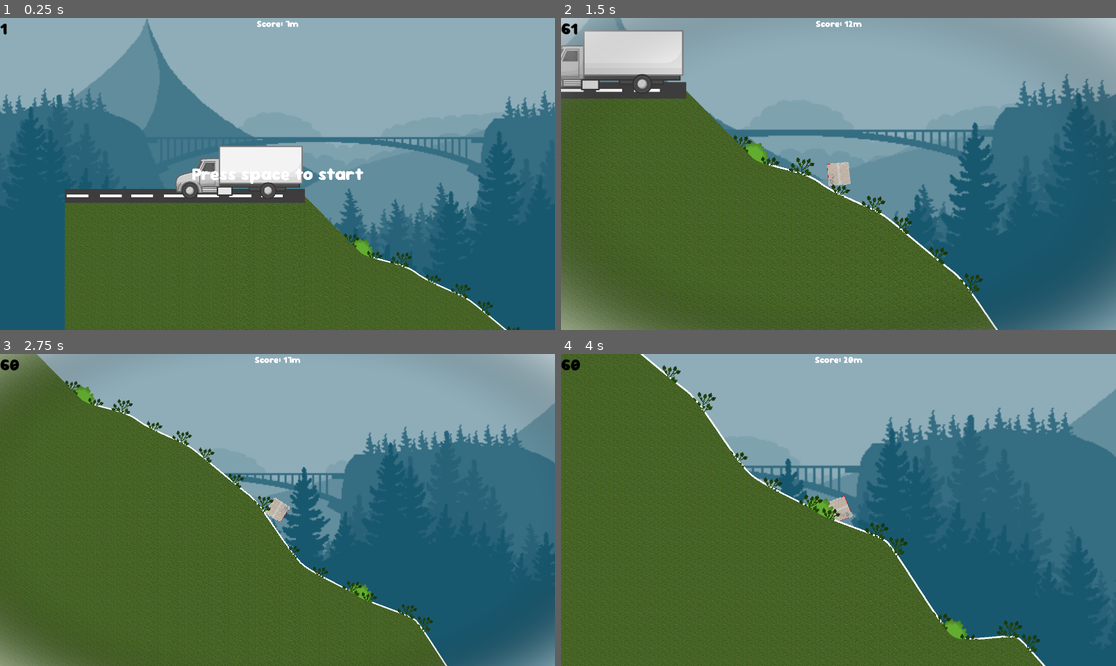
Above: before the commit, frames 1-4 (two rows, left to right).
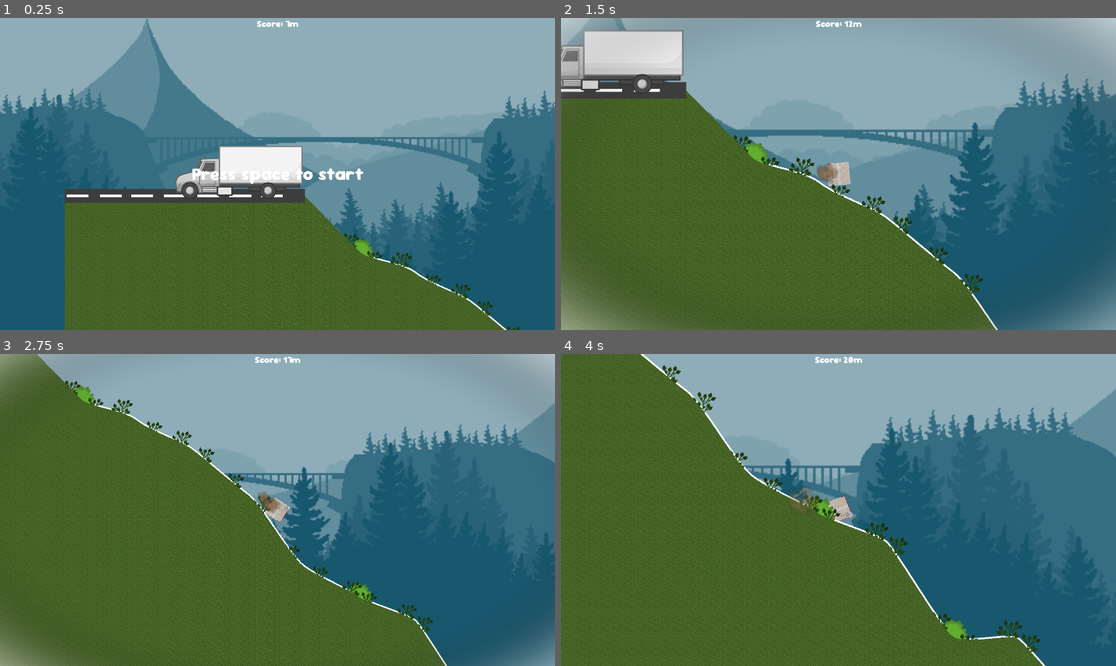
Above: after the commit, the same moments.

Repository: FelipePM01/EntregaExtraviada
Game: Godot game, scene res://main_scene.tscn
Same seed, same stepped clock (60 frames per second), same inputs: the game is played once before the commit and once after it. Sound files missing from this copy of the repository are replaced by a short silence.
Inputs (mouse positions are in pixels of both pictures, inside the frame that each line leads up to):
- Up to frame 1 (0.25 s): no input
- Up to frame 2 (1.5 s): tap Space (Spacebar) at 0.5 s; move the mouse to (960, 158) at 0.52 s; hold D (right) 0.53-1.28 s; hold Space (Spacebar) 0.53-1.28 s; move the mouse to (727, 189) at 1.27 s; hold A (left) from 1.28 s (still down); tap Mouse wheel down (scroll_down) at 1.35 s
- Up to frame 3 (2.75 s): move the mouse to (333, 441) at 2.02 s; release A (left) at 2.03 s; hold D (right) from 2.03 s (still down); hold Mouse wheel up (scroll_up) from 2.03 s (still down)
- Up to frame 4 (4 s): move the mouse to (810, 572) at 2.77 s; release Mouse wheel up (scroll_up) at 2.78 s; tap Space (Spacebar) at 2.85 s; move the mouse to (1005, 556) at 3.52 s; release D (right) at 3.53 s; hold A (left) from 3.53 s (still down); hold Mouse wheel down (scroll_down) from 3.53 s (still down)

The runs differ from the first frame. In frame 1, less than 0.1% of the frame differs, in the area x 0-2%, y 1-6%; in frame 2, 0.2%; in frame 3, 0.2%; in frame 4, 0.3%, in the area x 0-47%, y 1-51%.

Commit message:
Dirt Effect added

Diff:
--- a/box/effects/scenes/DirtParticle.tscn
+++ b/box/effects/scenes/DirtParticle.tscn
@@ -11,7 +11,7 @@
 curve = SubResource("Curve_7inak")
 
 [sub_resource type="Curve" id="Curve_fw7a6"]
-_data = [Vector2(0.00873362, 0.10989), 0.0, 1.4, 0, 0, Vector2(1, 1), 0.0, 0.0, 0, 0]
+_data = [Vector2(0, 0.472527), 0.0, 1.4, 0, 0, Vector2(1, 1), 0.0, 0.0, 0, 0]
 point_count = 2
 
 [sub_resource type="CurveTexture" id="CurveTexture_sgeic"]
@@ -24,16 +24,19 @@
 initial_velocity_max = 2.0
 gravity = Vector3(0, 10, 0)
 scale_min = 0.1
-scale_max = 0.7
+scale_max = 0.3
 scale_curve = SubResource("CurveTexture_sgeic")
 alpha_curve = SubResource("CurveTexture_aglwp")
 
 [node name="DirtEffect" type="GPUParticles2D"]
+z_index = 1
+z_as_relative = false
 emitting = false
 amount = 1
 process_material = SubResource("ParticleProcessMaterial_caqv7")
 texture = ExtResource("1_frfhm")
 lifetime = 4.0
-one_shot = true
-speed_scale = 2.0
+speed_scale = 4.0
 script = ExtResource("2_1ug25")
+
+[connection signal="finished" from="." to="." method="_on_finished"]
--- a/box/effects/scripts/dirt_particle.gd
+++ b/box/effects/scripts/dirt_particle.gd
@@ -3,10 +3,13 @@
 
 # Called when the node enters the scene tree for the first time.
 func _ready() -> void:
-	pass # Replace with function body.
-
+	one_shot = true
+	emitting = true
 
 # Called every frame. 'delta' is the elapsed time since the previous frame.
 func _process(delta: float) -> void:
-	if (!emitting):
-		queue_free()
+	pass
+
+
+func _on_finished() -> void:
+	queue_free()
--- a/box/scenes/box.tscn
+++ b/box/scenes/box.tscn
@@ -6,7 +6,6 @@
 [ext_resource type="Texture2D" uid="uid://c2e56w6jrqpoj" path="res://bubblewrap/textures/Cardboard.png" id="3_2j5tt"]
 [ext_resource type="PackedScene" uid="uid://ieetl00chlny" path="res://postprocessing/shaders/vignette/scenes/vignette_effect.tscn" id="5_1ugqm"]
 [ext_resource type="AudioStream" uid="uid://vha5uwij3d0p" path="res://game_menu/audio/MusicSeamless.wav" id="6_xik8m"]
-[ext_resource type="PackedScene" uid="uid://wymy16ruy3q5" path="res://box/effects/scenes/DirtParticle.tscn" id="7_bdgya"]
 
 [sub_resource type="PhysicsMaterial" id="PhysicsMaterial_clopl"]
 friction = 3.0
@@ -19,6 +18,8 @@
 
 [node name="Box" type="RigidBody2D"]
 physics_material_override = SubResource("PhysicsMaterial_clopl")
+contact_monitor = true
+max_contacts_reported = 1
 angular_damp = 5.0
 script = ExtResource("1_dd22b")
 
@@ -323,9 +324,12 @@
 position = Vector2(1, -1)
 shape = SubResource("ConvexPolygonShape2D_0gnfh")
 
-[node name="DirtEffect" parent="." instance=ExtResource("7_bdgya")]
-
 [node name="VignetteEffect" parent="." instance=ExtResource("5_1ugqm")]
 
 [node name="Music" type="AudioStreamPlayer2D" parent="."]
 stream = ExtResource("6_xik8m")
+
+[node name="DirtEffectTimer" type="Timer" parent="."]
+wait_time = 0.401
+
+[connection signal="timeout" from="DirtEffectTimer" to="." method="_on_dirt_effect_timer_timeout"]
--- a/box/scripts/box.gd
+++ b/box/scripts/box.gd
@@ -2,6 +2,13 @@
 
 const TORQUE=30000
 const GRAVITY=100
+
+@export var dirt_effect_cooldown: float
+
+@onready var dirt_effect = preload("res://box/effects/scenes/DirtParticle.tscn")
+@onready var dirtCooldownTimer: Timer = $DirtEffectTimer
+var dirtCooldown = false
+
 @onready var velocity=Vector2(100,0)
 @onready var camera=$Camera2D
 @onready var music = $Music
@@ -35,3 +42,15 @@
 func save_music_progress():
 	Globals.music_progress = music.get_playback_position()
 	pass
+
+func _integrate_forces(state: PhysicsDirectBodyState2D) -> void:
+	if (linear_velocity.length() >= SingleBubble.forceToPop/2 and state.get_contact_count() > 0):
+		var dirt_effect_instance = dirt_effect.instantiate()
+		add_child(dirt_effect_instance)
+		dirtCooldownTimer.start()
+		dirtCooldown = true
+		print_debug("Instantiating Dirt")
+
+
+func _on_dirt_effect_timer_timeout() -> void:
+	dirtCooldown = false
--- a/player_ui/scenes/score_scene_ui.tscn
+++ b/player_ui/scenes/score_scene_ui.tscn
@@ -21,6 +21,7 @@
 horizontal_alignment = 1
 
 [node name="Fps" type="Label" parent="."]
+visible = false
 offset_right = 201.0
 offset_bottom = 98.0
 theme_override_font_sizes/font_size = 57
Not shown: 1 places in box/scenes/box.tscn that only renumber resources
